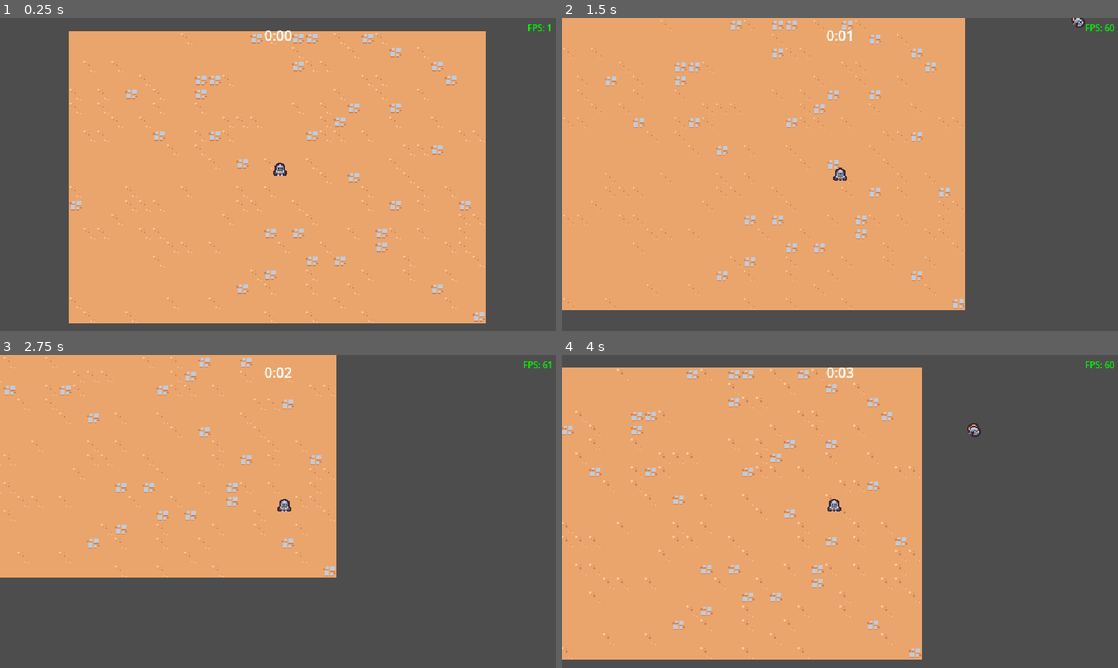
Above: before the commit, frames 1-4 (two rows, left to right).
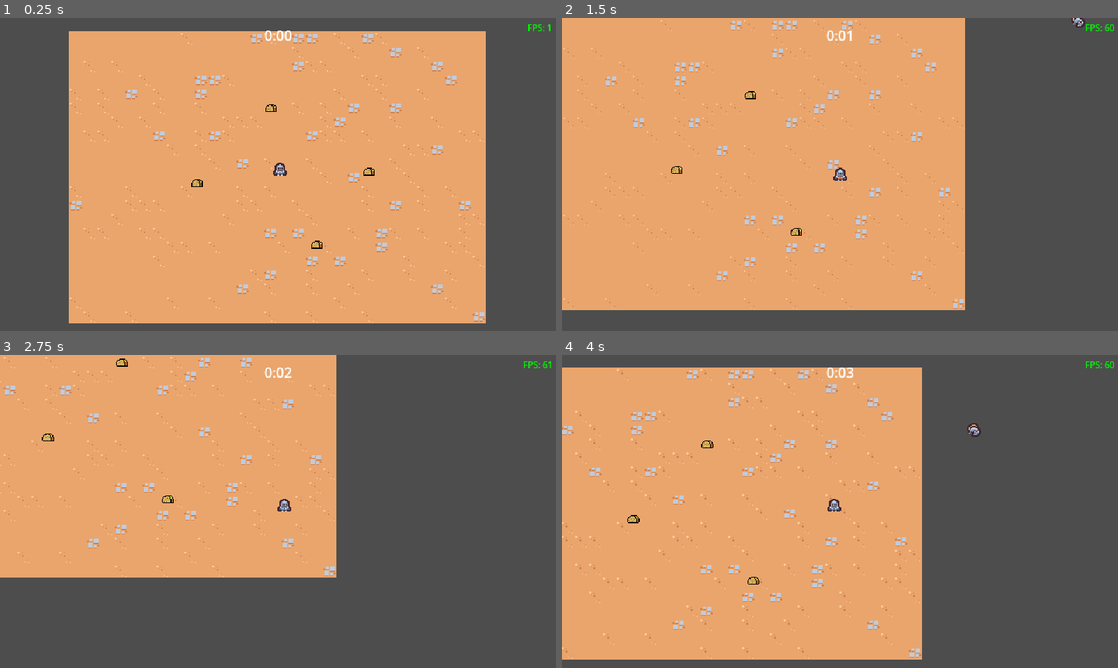
Above: after the commit, the same moments.

Repository: theWaffler/2DSurvivors
Game: Godot game, scene res://scenes/main/main.tscn
Same seed, same stepped clock (60 frames per second), same inputs: the game is played once before the commit and once after it.
Inputs:
- Up to frame 1 (0.25 s): no input
- Up to frame 2 (1.5 s): hold D (move_right) 0.53-1.28 s; hold S (move_down) from 1.28 s (still down)
- Up to frame 3 (2.75 s): release S (move_down) at 2.03 s; hold D (move_right) from 2.03 s (still down)
- Up to frame 4 (4 s): release D (move_right) at 2.78 s; hold W (move_up) 2.78-3.53 s; hold A (move_left) from 3.53 s (still down)

The runs differ from the first frame. In frame 1, 0.1% of the frame differs, in the area x 34-68%, y 27-74%; in frame 2, less than 0.1%; in frame 3, less than 0.1%; in frame 4, less than 0.1%.

Commit message:
added exp taco!

Diff:
--- a/project.godot
+++ b/project.godot
@@ -64,6 +64,7 @@
 2d_physics/layer_2="Player"
 2d_physics/layer_3="Enemy"
 2d_physics/layer_4="EnemyCollision"
+2d_physics/layer_5="PlayerPickup"
 
 [rendering]
 
--- /dev/null
+++ b/scenes/game_object/experience_vial/experience_taco.gd
@@ -0,0 +1,7 @@
+extends Node
+
+func _ready():
+	$Area2D.area_entered.connect(on_area_entered)
+
+func on_area_entered(other_area: Area2D):
+	queue_free()
--- /dev/null
+++ b/scenes/game_object/experience_vial/experience_taco.tscn
@@ -0,0 +1,21 @@
+[gd_scene load_steps=4 format=3 uid="uid://blhiggfhkvg3c"]
+
+[ext_resource type="Script" path="res://scenes/game_object/experience_vial/experience_taco.gd" id="1_2f5d5"]
+[ext_resource type="Texture2D" uid="uid://dsew02dk4mqqa" path="res://scenes/game_object/experience_vial/exp_taco.png" id="1_2tunk"]
+
+[sub_resource type="CircleShape2D" id="CircleShape2D_ou1j1"]
+radius = 14.0
+
+[node name="ExperienceTaco" type="Node2D"]
+script = ExtResource("1_2f5d5")
+
+[node name="Area2D" type="Area2D" parent="."]
+collision_layer = 0
+collision_mask = 16
+
+[node name="CollisionShape2D" type="CollisionShape2D" parent="Area2D"]
+shape = SubResource("CircleShape2D_ou1j1")
+
+[node name="Sprite2D" type="Sprite2D" parent="."]
+scale = Vector2(0.5, 0.5)
+texture = ExtResource("1_2tunk")
--- a/scenes/game_object/player/player.tscn
+++ b/scenes/game_object/player/player.tscn
@@ -1,9 +1,11 @@
-[gd_scene load_steps=5 format=3 uid="uid://c4us7avwf8cix"]
+[gd_scene load_steps=6 format=3 uid="uid://c4us7avwf8cix"]
 
-[ext_resource type="Texture2D" uid="uid://cfi8gcebwyijn" path="res://scenes/game_object/player/0096.png" id="1_5mo2w"]
+[ext_resource type="Texture2D" uid="uid://dcg0swwetduh8" path="res://scenes/game_object/player/0096.png" id="1_5mo2w"]
 [ext_resource type="Script" path="res://scenes/game_object/player/player.gd" id="1_iwq7q"]
 [ext_resource type="PackedScene" uid="uid://cq2lxlke35g26" path="res://scenes/ability/sword_ability_controller/sword_ability_controller.tscn" id="2_u8kpq"]
 
+[sub_resource type="CircleShape2D" id="CircleShape2D_xcfxe"]
+radius = 30.0
 
 [sub_resource type="CircleShape2D" id="CircleShape2D_ap0q7"]
 radius = 5.0
@@ -17,6 +19,14 @@
 
 [node name="SwordAbilityController" parent="AbilityManager" instance=ExtResource("2_u8kpq")]
 
+[node name="Area2D" type="Area2D" parent="."]
+collision_layer = 16
+collision_mask = 0
+
+[node name="CollisionShape2D" type="CollisionShape2D" parent="Area2D"]
+position = Vector2(0, -5)
+shape = SubResource("CircleShape2D_xcfxe")
+
 [node name="Sprite2D" type="Sprite2D" parent="."]
 texture = ExtResource("1_5mo2w")
 offset = Vector2(0, -8)
--- a/scenes/main/main.tscn
+++ b/scenes/main/main.tscn
@@ -7,6 +7,7 @@
 [ext_resource type="PackedScene" uid="uid://c4us7avwf8cix" path="res://scenes/game_object/player/player.tscn" id="1_shose"]
 [ext_resource type="PackedScene" uid="uid://5nsmnxyuw7tn" path="res://scenes/manager/arena_time_manager.tscn" id="2_fric2"]
 [ext_resource type="PackedScene" uid="uid://baxckp5ymvr3o" path="res://debug/fps_display/fps_display.tscn" id="4_sytcu"]
+[ext_resource type="PackedScene" uid="uid://blhiggfhkvg3c" path="res://scenes/game_object/experience_vial/experience_taco.tscn" id="8_1ho2a"]
 
 [node name="Main" type="Node"]
 
@@ -28,3 +29,15 @@
 
 [node name="Player" parent="." instance=ExtResource("1_shose")]
 position = Vector2(243, 166)
+
+[node name="ExperienceTaco" parent="." instance=ExtResource("8_1ho2a")]
+position = Vector2(148, 174)
+
+[node name="ExperienceTaco2" parent="." instance=ExtResource("8_1ho2a")]
+position = Vector2(233, 88)
+
+[node name="ExperienceTaco3" parent="." instance=ExtResource("8_1ho2a")]
+position = Vector2(286, 245)
+
+[node name="ExperienceTaco4" parent="." instance=ExtResource("8_1ho2a")]
+position = Vector2(346, 161)
Not shown: 1 places in scenes/main/main.tscn that only renumber resources
